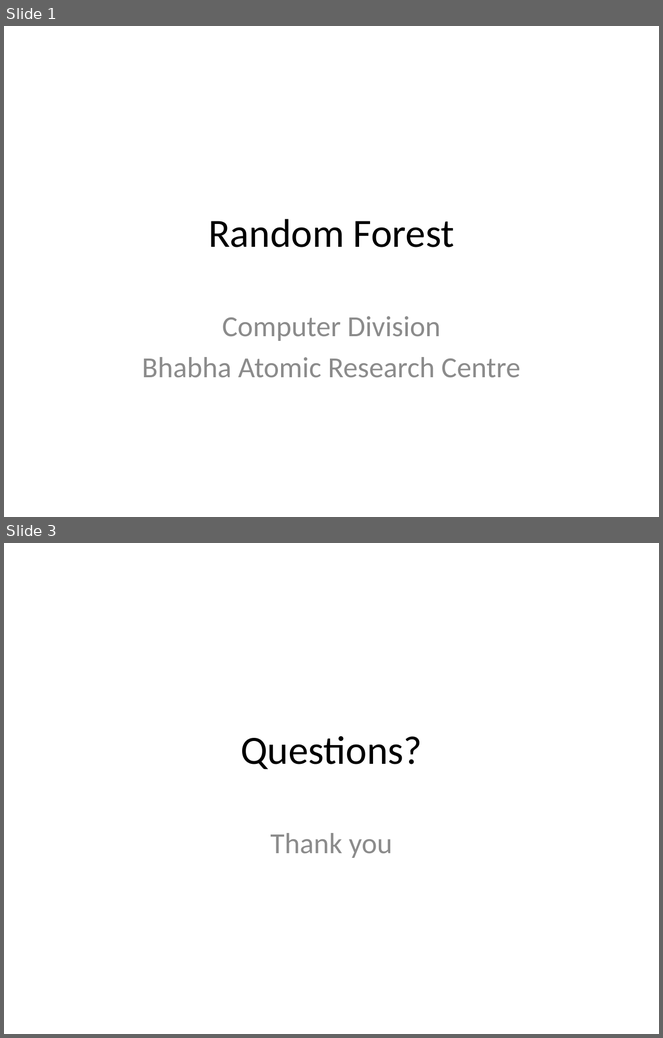
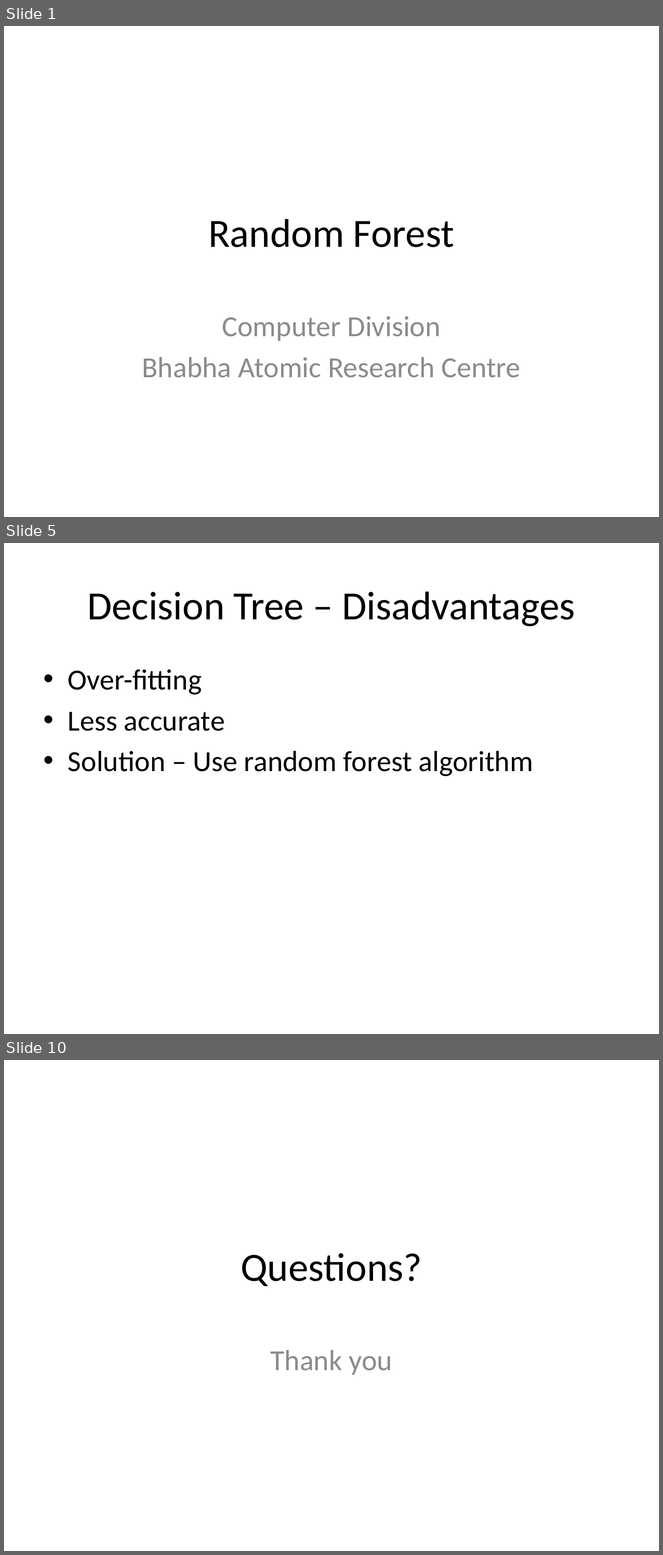
Before and after one commit to look4pritam/ArtificialIntelligence, a slide deck: MachineLearning/RandomForest.pptx. Shown one above the other, each under a label of ours: slides 1 and 3 before the commit, slides 1, 5 and 10 after it; the slides between them are not shown. The pictures are 663x1038 and 663x1555 pixels, drawn with LibreOffice and Linux fonts; fonts in the diff are those of the drawing. Boxes give left, top, right and bottom in pixels: in the first picture for what was removed or moved away, otherwise in the second. Text is boxed around its words. In the diff, an @@ line names an element or a change of style, - is before the commit and + after.

```diff
--- a/MachineLearning/RandomForest.pptx
+++ b/MachineLearning/RandomForest.pptx
@@ slide 5 added at (x1=4, y1=543, x2=659, y2=1034), background #FFFFFF @@
@@ title added at (x1=87, y1=591, x2=575, y2=627), 44 pt, text #000000 @@
+Decision Tree – Disadvantages
@@ text added at (x1=68, y1=669, x2=533, y2=776), 32 pt, text #000000 @@
+• Over-fitting
+• Less accurate
+• Solution – Use random forest algorithm
@@ what was slide 3 is now slide 10 @@
```
Also in this commit, not shown: 7 other slides added, 1 slide removed.
